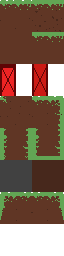
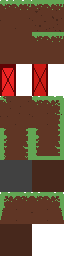
Layer changes from the first w=64, h=256 image to the second:
added layer "Obstacle" above "Corner" over [0, 224, 32, 256]
